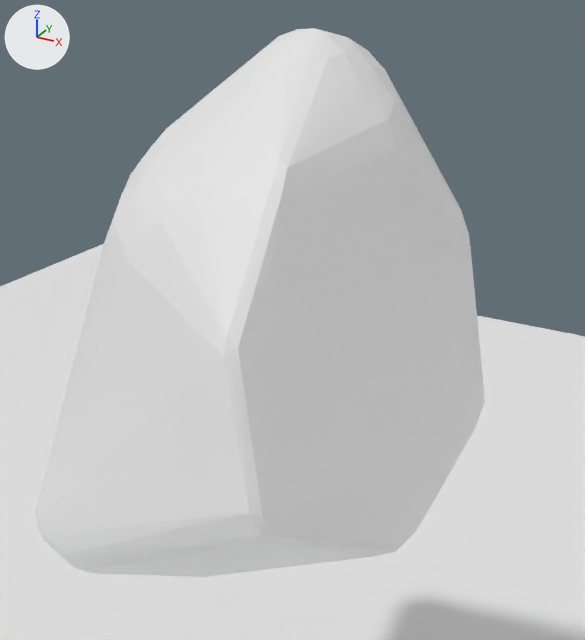
The glTF model fixtures/3D/examples/temp_out/sim.glb: old version first, new version second.
Both versions are drawn from a camera (50 mm lens) standing at (0.984, -1.567, 1.845) and looking at (-0.004, 0.229, 0.947). The lights are fixed; the arrows at upper left show +X, +Y and +Z. Where no turn or scale is listed for an object, it has been applied to the vertices.

Objects in the first picture: 'plane', 'small_bunny'.
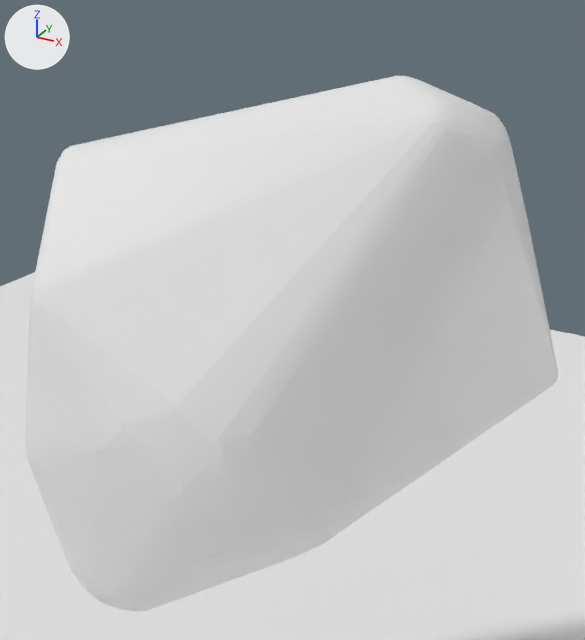
Where the change shows, as pixel boxes [x1, y1, x2, y2] in the pictures (585 x 640 px):
'bunny', added
    after: [25, 76, 558, 611]
'small_bunny', deleted
    before: [35, 28, 485, 577]

Diff of the bpy script that builds the scene:
```diff
--- a/fixtures/3D/examples/temp_out/sim.glb.py
+++ b/fixtures/3D/examples/temp_out/sim.glb.py
@@ me_bunny @@
+me_bunny.from_pydata(...)  # 1027 vertices, 2050 faces; spans x -0.56..0.67, y -0.53..0.97, z -0.62..0.63
@@ ob_small_bunny @@
-ob_small_bunny = bpy.data.objects.new('small_bunny', me_small_bunny)
-ob_small_bunny.location = (0.0, 0.0, 0.989)
@@ ob_bunny @@
+ob_bunny = bpy.data.objects.new('bunny', me_bunny)
+ob_bunny.location = (0.0, 0.0, 0.989)
```
